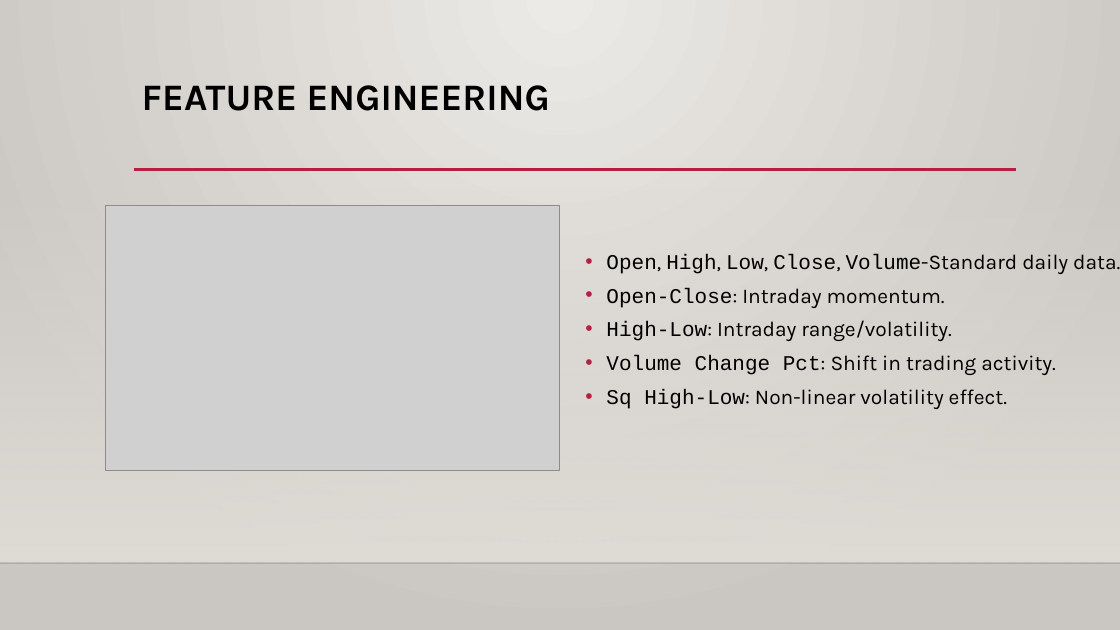
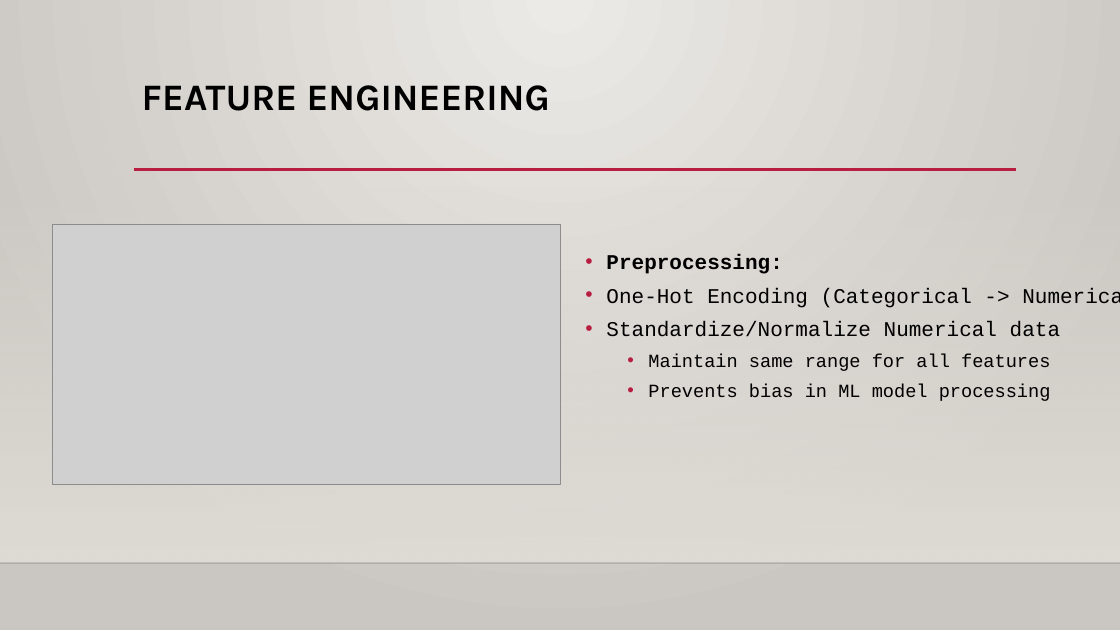
Before and after one commit to Tamilarasee/Healthcare-Cost-Prediction, a slide deck: slide 4 of Healthcare Cost Price Prediction.pptx. Drawn at 1120x630 pixels with LibreOffice and Linux fonts; fonts in the diff are those of the drawing; grey boxes stand for pictures; background and template pictures are left out. Boxes give left, top, right and bottom in pixels: in the first picture for what was removed or moved away, otherwise in the second. Text is boxed around its words. In the diff, an @@ line names an element or a change of style, - is before the commit and + after.

Commit message:
updated features

```diff
--- a/Healthcare Cost Price Prediction.pptx
+++ b/Healthcare Cost Price Prediction.pptx
@@ picture: place and size @@
-picture at [105,206,560,471]
+picture at [52,224,560,486]
@@ text at [606,254,1060,401]: text changed; font Karla to Courier New @@
-  • Open, High, Low, Close, Volume-Standard daily data.
-  • Open-Close: Intraday momentum.
-  • High-Low: Intraday range/volatility.
-  • Volume Change Pct: Shift in trading activity.
-  • Sq High-Low: Non-linear volatility effect.
+  • Preprocessing:
+  • One-Hot Encoding (Categorical -> Numerical)
+  • Standardize/Normalize Numerical data
+    • Maintain same range for all features
+    • Prevents bias in ML model processing
```
Also in this commit, not shown: 3 other slides changed, 4 slides added, 4 slides removed, 13 other files.
